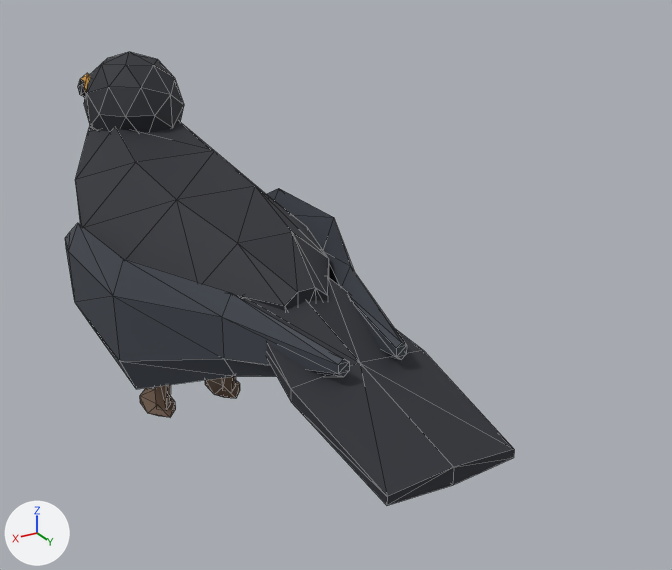
Two versions of the FBX model Draho/Assets/_Draho/Art/Animals/Blackbird.fbx, one commit apart.
Both versions are drawn from a 50 mm lens placed at (0.14, 0.346, 0.226), pointed at (-0.031, 0.061, 0.084). The axes (+X, +Y, +Z) are drawn at lower left. The lights are the same throughout. The first picture is the older version. Mesh edges are drawn as thin lines. Where no turn or scale is listed for an object, it has been applied to the vertices.

Names of what the first picture shows: 'Blackbird_Body', 'Blackbird_Head', 'Blackbird_WingL_Mesh', 'Blackbird_WingR_Mesh'.
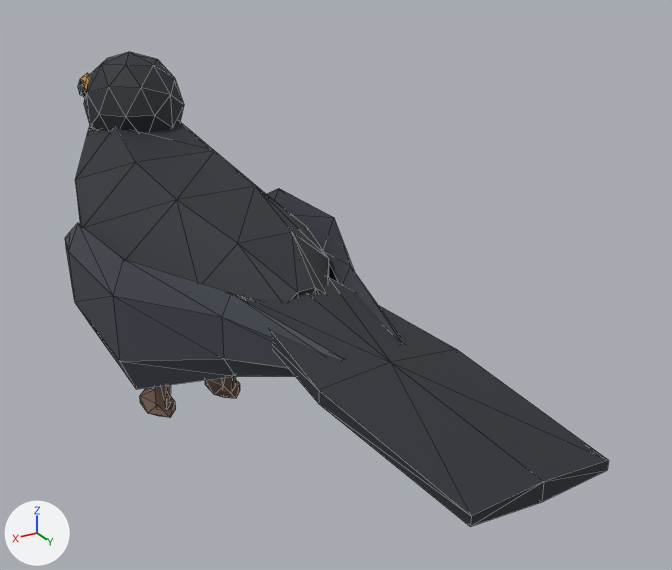
What differs and where, as boxes [x1, y1, x2, y2] in the pictures (672 x 570 px; the box of a moved part takes in the faces that stretch with it):
'Blackbird_Body', reshaped (22% wider): before [75, 120, 514, 506]; after [75, 120, 609, 527]
part 1 of me_blackbird_body_001, moved or reshaped: before [243, 277, 423, 401]; after [243, 277, 456, 404]
part 2 of me_blackbird_body_001, moved or reshaped: before [291, 350, 514, 506]; after [319, 349, 609, 527]

The change, as a list of edits to the scene's bpy script:
```text
Change me_blackbird_body_001:
    used by ob_blackbird_body; location = (0.0, 0.0, 0.0)
    remove me_blackbird_body_001.from_pydata(...)  # 114 vertices, 204 faces; spans x -0.043..0.043, y -0.073..0.176, z 0.001..0.149
    add me_blackbird_body_001.from_pydata(...)  # 114 vertices, 204 faces; spans x -0.043..0.043, y -0.073..0.21, z 0.001..0.149
    me_blackbird_body_001 part 1: all 6 vertices in x -0.025..0.025, y 0.127, z 0.079..0.089 are moved by (0.0, 0.017, 0.008)
    me_blackbird_body_001 part 2: all 6 vertices in x -0.022..0.022, y 0.176, z 0.072..0.078 are moved by (0.0, 0.034, 0.016)
```
